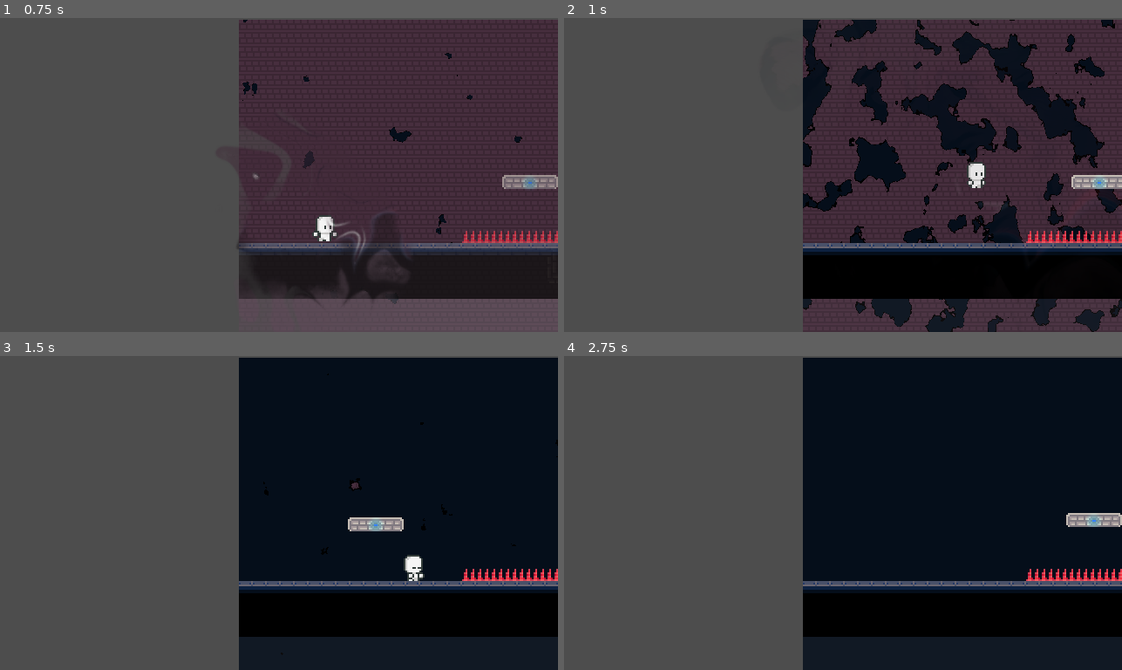
Above: before the commit, frames 1-4 (two rows, left to right).
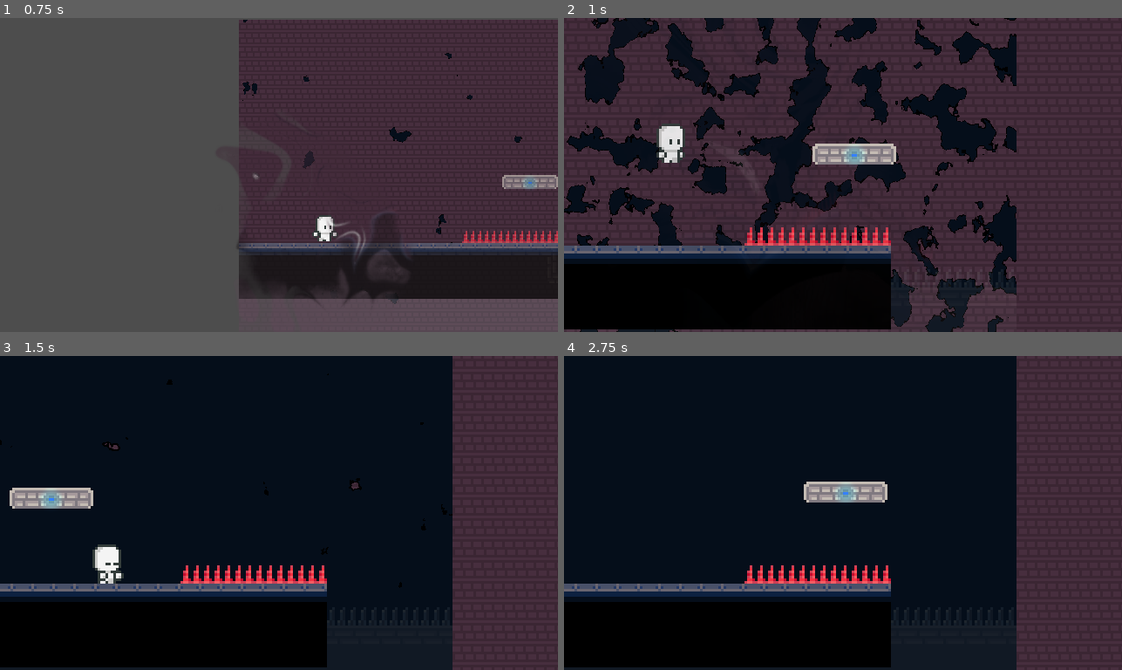
Above: after the commit, the same moments.

Repository: GabrielAF-Faca/brackeys26.1
Game: Godot game, scene res://Scenes/node_2d.tscn
Two runs of this game, one before a commit and one after it. Both use one fixed random seed, a clock stepped at 60 frames per second and the inputs below. This scene is started directly instead of the project's main scene.
Inputs:
- Up to frame 1 (0.75 s): tap Enter at 0.5 s; hold Right (move_right) from 0.53 s (still down); tap C (change) at 0.6 s
- Up to frame 2 (1 s): keep holding Right (move_right); tap Z (jump) at 0.77, 0.8 s
- Up to frame 3 (1.5 s): keep holding Right (move_right); tap Z (jump) at 1.07, 1.35 s
- Up to frame 4 (2.75 s): tap Z (jump) at 1.52, 1.82, 2.3 s; tap C (change) at 1.55, 2.1 s; release Right (move_right) at 2.03 s; hold Left (move_left) from 2.03 s (still down)

Frame 1 is identical in both runs. In frame 2, 58% of the frame differs, in the area x 0-100%, y 0-100%; in frame 3, 69%; in frame 4, 70%.

Commit message:
Camera consertada

Diff:
--- a/Assets/TransitionKit/transitions/t_circle.tscn
+++ b/Assets/TransitionKit/transitions/t_circle.tscn
@@ -14,7 +14,7 @@
 shader = ExtResource("1_ftnwm")
 shader_parameter/base_color = Color(0, 0, 0, 1)
 shader_parameter/node_resolution = Vector2(640, 360)
-shader_parameter/factor = 0.41999999061216
+shader_parameter/factor = 0.34
 shader_parameter/width = 0.3
 shader_parameter/gradient_texture = SubResource("GradientTexture2D_1bvp3")
 shader_parameter/gradient_fixed = false
@@ -33,6 +33,7 @@
 grow_horizontal = 2
 grow_vertical = 2
 script = ExtResource("3_gx7ht")
+factor = 0.34
 gradient_texture = SubResource("GradientTexture2D_1bvp3")
 shape_texture = ExtResource("2_45q18")
 shape_scroll = Vector2(0.05, 0.05)
--- a/Player/player.tscn
+++ b/Player/player.tscn
@@ -199,8 +199,8 @@
 [sub_resource type="RectangleShape2D" id="RectangleShape2D_00tjw"]
 size = Vector2(5, 17)
 
-[node name="Player" type="CharacterBody2D" unique_id=2019573844 node_paths=PackedStringArray("movement_component", "input_component", "gravity_component", "jump_component", "change_world_component", "animation_component", "hitbox_component")]
-collision_layer = 0
+[node name="Player" type="CharacterBody2D" unique_id=2019573844 node_paths=PackedStringArray("movement_component", "input_component", "gravity_component", "jump_component", "change_world_component", "animation_component", "hitbox_component") groups=["player"]]
+collision_layer = 64
 collision_mask = 17
 script = ExtResource("1_4ntmi")
 movement_component = NodePath("MovementComponent")
--- a/Scenes/main.tscn
+++ b/Scenes/main.tscn
@@ -171,18 +171,21 @@
 [node name="PathFollow2D" parent="PlataformaMovel/Path2D" index="0" unique_id=163373676]
 rotation = -1.5707964
 
-[node name="RoomZoneCamera2D" parent="." unique_id=415073114 instance=ExtResource("9_ynf5e")]
+[node name="RoomZoneCamera2D" parent="." unique_id=415073114 node_paths=PackedStringArray("player_node") instance=ExtResource("9_ynf5e")]
 visible = false
 position = Vector2(160, 90)
 limit_enabled = false
-
-[node name="RoomZoneArea2D" parent="." unique_id=617669781 node_paths=PackedStringArray("marker_top_left", "marker_bottom_right") instance=ExtResource("9_hptm8")]
+player_node = NodePath("../Player")
+
+[node name="RoomZoneArea2D" parent="." unique_id=617669781 node_paths=PackedStringArray("marker_top_left", "marker_bottom_right", "collisionshape", "cam_node") instance=ExtResource("9_hptm8")]
 position = Vector2(10, -2)
 zoom = Vector2(2, 2)
 follow_player = true
 limit_camera = true
 marker_top_left = NodePath("Marker2D")
 marker_bottom_right = NodePath("Marker2D2")
+collisionshape = NodePath("CollisionShape2D")
+cam_node = NodePath("../RoomZoneCamera2D")
 
 [node name="CollisionShape2D" type="CollisionShape2D" parent="RoomZoneArea2D" unique_id=268079372]
 position = Vector2(142.5, 108)
@@ -194,13 +197,15 @@
 [node name="Marker2D2" type="Marker2D" parent="RoomZoneArea2D" unique_id=712131556]
 position = Vector2(295, 206)
 
-[node name="RoomZoneArea2D2" parent="." unique_id=1729648526 node_paths=PackedStringArray("marker_top_left", "marker_bottom_right") instance=ExtResource("9_hptm8")]
+[node name="RoomZoneArea2D2" parent="." unique_id=1729648526 node_paths=PackedStringArray("marker_top_left", "marker_bottom_right", "collisionshape", "cam_node") instance=ExtResource("9_hptm8")]
 position = Vector2(305, 0)
 zoom = Vector2(2, 2)
 follow_player = true
 limit_camera = true
 marker_top_left = NodePath("Marker2D2")
 marker_bottom_right = NodePath("Marker2D")
+collisionshape = NodePath("CollisionShape2D")
+cam_node = NodePath("../RoomZoneCamera2D")
 
 [node name="CollisionShape2D" type="CollisionShape2D" parent="RoomZoneArea2D2" unique_id=1971663553]
 position = Vector2(287.5, 106)
--- a/Scenes/node_2d.tscn
+++ b/Scenes/node_2d.tscn
@@ -82,8 +82,8 @@
 [node name="TileMapLayer" parent="MundoBizarro" index="1" unique_id=1912000331]
 tile_map_data = PackedByteArray("AAD//w8AAAAAAAAAAAAAAA8AAAAAAAAAAAABAA8AAAAAAAAAAAACAA8AAAAAAAAAAAADAA8AAAAAAAAAAAAEAA …(1504 unchanged characters)…
 
-[node name="RoomZoneArea2D" type="Area2D" parent="." unique_id=206045104 node_paths=PackedStringArray("marker_top_left", "marker_bottom_right")]
-collision_layer = 0
+[node name="RoomZoneArea2D" type="Area2D" parent="." unique_id=206045104 node_paths=PackedStringArray("marker_top_left", "marker_bottom_right", "collisionshape", "cam_node")]
+collision_layer = 192
 collision_mask = 192
 script = ExtResource("5_u7krg")
 zoom = Vector2(3, 3)
@@ -91,6 +91,8 @@
 limit_camera = true
 marker_top_left = NodePath("Marker2D")
 marker_bottom_right = NodePath("Marker2D2")
+collisionshape = NodePath("CollisionShape2D")
+cam_node = NodePath("../RoomZoneCamera2D")
 metadata/_custom_type_script = "uid://jc05bni0hj8c"
 
 [node name="CollisionShape2D" type="CollisionShape2D" parent="RoomZoneArea2D" unique_id=2119713715]
@@ -103,8 +105,8 @@
 [node name="Marker2D2" type="Marker2D" parent="RoomZoneArea2D" unique_id=2058071590]
 position = Vector2(51, 118)
 
-[node name="RoomZoneArea2D2" type="Area2D" parent="." unique_id=439396277 node_paths=PackedStringArray("marker_top_left", "marker_bottom_right")]
-collision_layer = 0
+[node name="RoomZoneArea2D2" type="Area2D" parent="." unique_id=439396277 node_paths=PackedStringArray("marker_top_left", "marker_bottom_right", "collisionshape", "cam_node")]
+collision_layer = 192
 collision_mask = 192
 script = ExtResource("5_u7krg")
 zoom = Vector2(3, 3)
@@ -112,6 +114,8 @@
 limit_camera = true
 marker_top_left = NodePath("Marker2D")
 marker_bottom_right = NodePath("Marker2D2")
+collisionshape = NodePath("CollisionShape2D")
+cam_node = NodePath("../RoomZoneCamera2D")
 metadata/_custom_type_script = "uid://jc05bni0hj8c"
 
 [node name="CollisionShape2D" type="CollisionShape2D" parent="RoomZoneArea2D2" unique_id=739080512]
@@ -124,10 +128,11 @@
 [node name="Marker2D2" type="Marker2D" parent="RoomZoneArea2D2" unique_id=367615258]
 position = Vector2(400, 123)
 
-[node name="RoomZoneCamera2D" type="Camera2D" parent="." unique_id=2013084589]
+[node name="RoomZoneCamera2D" type="Camera2D" parent="." unique_id=2013084589 node_paths=PackedStringArray("player_node")]
 position = Vector2(15, 81)
 zoom = Vector2(2, 2)
 script = ExtResource("6_tx0tn")
+player_node = NodePath("../Player")
 metadata/_custom_type_script = "uid://bddlurtn331qu"
 
 [node name="Player" parent="." unique_id=2019573844 instance=ExtResource("4_wjtap")]
--- a/Scenes/room_zone_area_2d.tscn
+++ b/Scenes/room_zone_area_2d.tscn
@@ -3,6 +3,5 @@
 [ext_resource type="Script" uid="uid://jc05bni0hj8c" path="res://Scripts/room_zone_area_2d.gd" id="1_gjm3b"]
 
 [node name="RoomZoneArea2D" type="Area2D" unique_id=617669781]
-collision_layer = 0
-collision_mask = 192
+collision_mask = 193
 script = ExtResource("1_gjm3b")
--- a/Scenes/room_zone_camera_2d.gd
+++ b/Scenes/room_zone_camera_2d.gd
@@ -4,23 +4,19 @@
 var overlapping_zones: Array = []
 var active_zone: Area2D
 
-var player_node: CharacterBody2D
+@export var player_node: CharacterBody2D
 
 var follow_player: bool = false
 
 
 func _ready() -> void:
 	add_to_group("RoomZoneCamera")
-	player_node = get_tree().get_first_node_in_group("player")
 
 func _physics_process(_delta: float) -> void:
 	if follow_player and player_node:
 		global_position = player_node.global_position
 
 func _process(_delta: float) -> void:
-	if !player_node:
-		player_node = get_tree().get_first_node_in_group("player")
-		return
 
 	if overlapping_zones.is_empty() or (overlapping_zones.size() == 1 and active_zone == overlapping_zones[0]):
 		return
--- a/Scripts/room_zone_area_2d.gd
+++ b/Scripts/room_zone_area_2d.gd
@@ -12,11 +12,10 @@
 @export var marker_bottom_right: Marker2D
 
 
-var collisionshape: CollisionShape2D
-var cam_node: RoomZoneCamera2D
+@export var collisionshape: CollisionShape2D
+@export var cam_node: RoomZoneCamera2D
 
 func _ready() -> void:
-	collisionshape = get_child(0)
 	monitorable = false
 	body_entered.connect(_on_body_entered)
 	body_exited.connect(_on_body_exited)
@@ -28,16 +27,9 @@
 	return marker_bottom_right.global_position
 
 func _on_body_entered(body: Node2D) -> void:
-	print("pau")
-	print(body)
 	if body.is_in_group("player"):
-		if !cam_node:
-			cam_node = get_tree().get_first_node_in_group("RoomZoneCamera")
 		cam_node.overlapping_zones.append(self)
 
 func _on_body_exited(body: Node2D) -> void:
-	print("pinto")
 	if body.is_in_group("player"):
-		if !cam_node:
-			cam_node = get_tree().get_first_node_in_group("RoomZoneCamera")
 		cam_node.overlapping_zones.erase(self)
--- a/project.godot
+++ b/project.godot
@@ -39,6 +39,10 @@
 "res://Tilesets/": "pink"
 }
 
+[global_group]
+
+player=""
+
 [input]
 
 move_left={
Not shown: 3 places in Scenes/LevelTransition.tscn that only renumber resources
